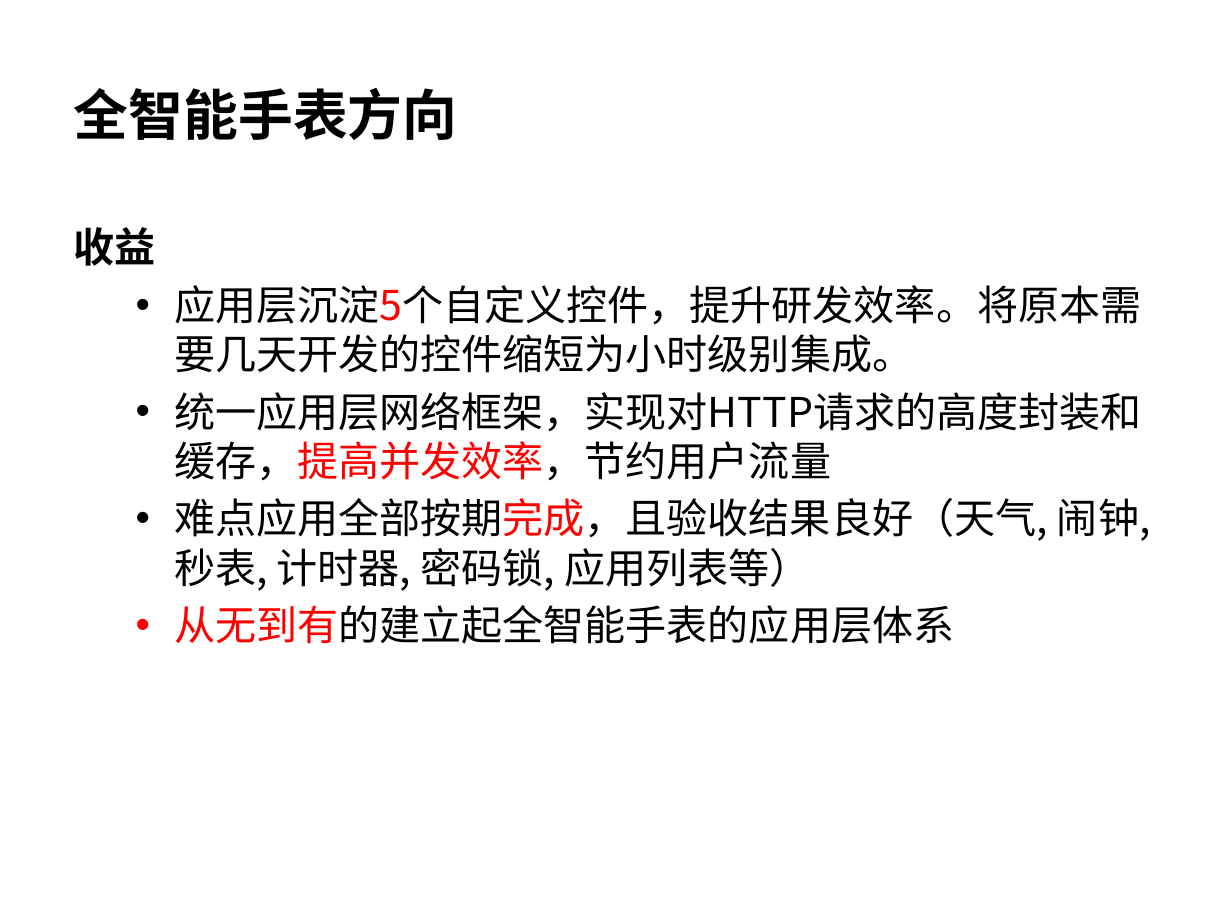
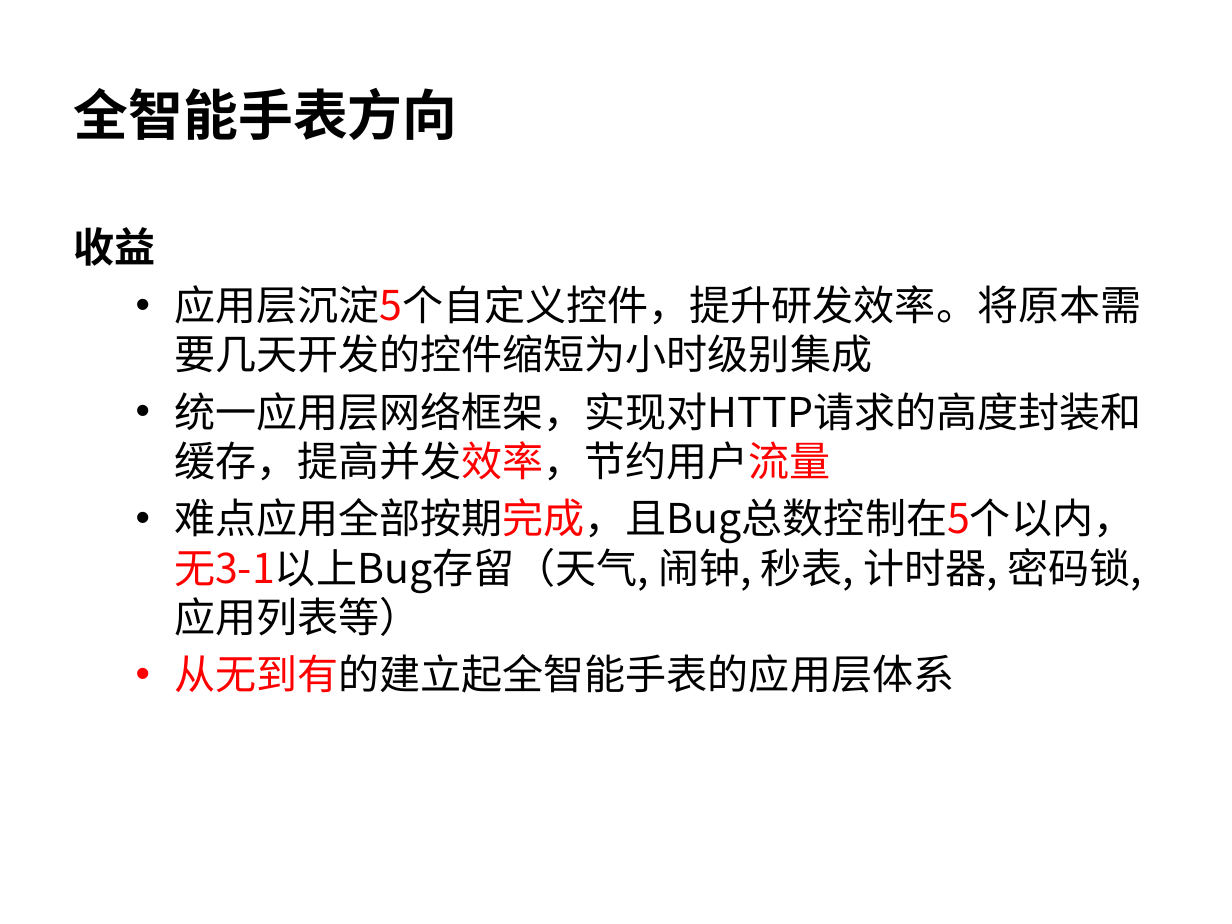
Before and after one commit to wangzhengyi/WangZhengyi, a slide deck: slide 13 of promote/2016-promote-p6.pptx. Drawn at 1232x924 pixels with LibreOffice and Linux fonts; fonts in the diff are those of the drawing. Boxes give left, top, right and bottom in pixels: in the first picture for what was removed or moved away, otherwise in the second. Text is boxed around its words. In the diff, an @@ line names an element or a change of style, - is before the commit and + after.

```diff
--- a/promote/2016-promote-p6.pptx
+++ b/promote/2016-promote-p6.pptx
@@ text at [174,285,1141,373]: text changed @@
-  • 应用层沉淀5个自定义控件，提升研发效率。将原本需要几天开发的控件缩短为小时级别集成。
+  • 应用层沉淀5个自定义控件，提升研发效率。将原本需要几天开发的控件缩短为小时级别集成
@@ text at [174,392,1142,481]: text colour #FF0000 to #000000, text colour #000000 to #FF0000 in "统一应用层网络框架，实现对HTTP请求的高度封装和缓存，提高并发效率，节约用户流量" @@
@@ text at [174,498,1142,636]: text changed @@
-  • 难点应用全部按期完成，且验收结果良好（天气, 闹钟, 秒表, 计时器, 密码锁, 应用列表等）
+  • 难点应用全部按期完成，且Bug总数控制在5个以内，无3-1以上Bug存留（天气, 闹钟, 秒表, 计时器, 密码锁, 应用列表等）
```
Also in this commit, not shown: 2 other slides changed, 2 other files.
